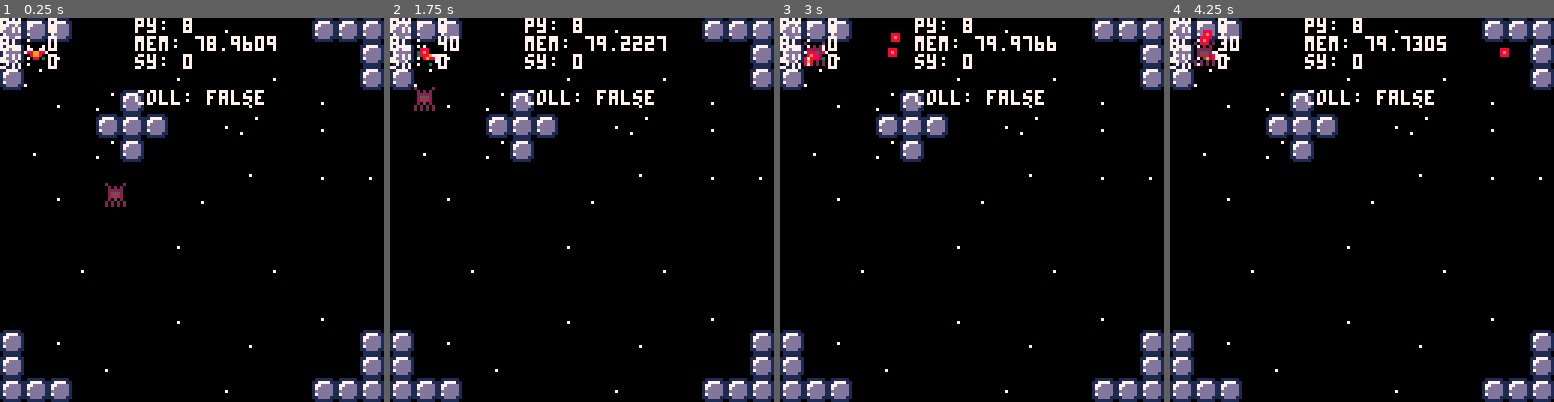
Above: before the commit, frames 1-4 (left to right).
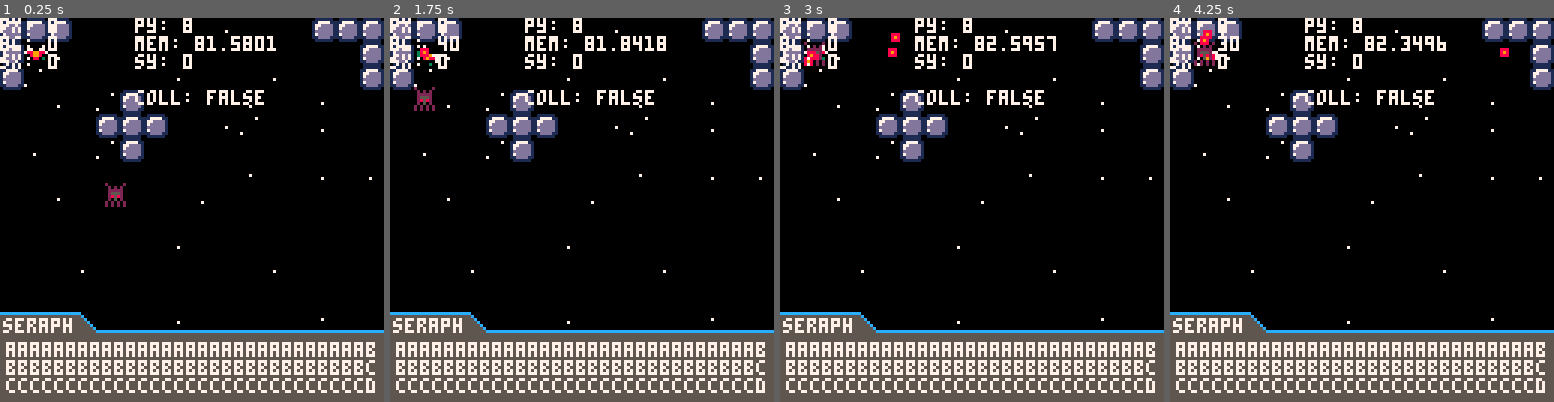
Above: after the commit, the same moments.

Repository: kbrewington/Negation
Game: PICO-8 cartridge negation.p8
Two runs of this game, one before a commit and one after it. Both use one fixed random seed, a clock stepped at 60 frames per second and the inputs below.
Inputs:
- Up to frame 1 (0.25 s): no input
- Up to frame 2 (1.75 s): tap X (X key) at 0.33, 1.07 s; tap O (Z key) at 0.7, 1.7 s; hold Right from 1.6 s (still down)
- Up to frame 3 (3 s): tap X (X key) at 1.85, 2.97 s; release Right at 2.1 s; tap O (Z key) at 2.1, 2.5, 2.9 s; hold Up 2.15-2.42 s; hold Right from 2.47 s (still down)
- Up to frame 4 (4.25 s): release Right at 3.03 s; hold Left 3.08-3.58 s; tap O (Z key) at 3.3, 3.7, 4.1 s; hold Down 3.63-3.97 s; hold Right from 4.02 s (still down); tap X (X key) at 4.08 s

The runs differ from the first frame. In frame 1, 20% of the frame differs, in the area x 0-100%, y 4-100%; in frame 2, 20%; in frame 3, 20%; in frame 4, 20%.

Commit message:
Adding Seraph Dialog

Diff:
--- a/negation.p8
+++ b/negation.p8
@@ -641,6 +641,42 @@
   end
 end
 
+--[[
+  print seraph dialog
+]]
+function dialog_seraph()
+  bck_color = 5--rnd(16)--0
+  brd_color = 12
+  fnt_color = 7
+
+  rectfill(0, 99, 25, 105, bck_color) -- name rect
+
+  rectfill(26, 99, 26, 126, bck_color) -- angle
+  rectfill(27, 100, 27, 126, bck_color)
+  rectfill(28, 101, 28, 126, bck_color)
+  rectfill(29, 102, 29, 126, bck_color)
+  rectfill(30, 103, 30, 126, bck_color)
+  pset(31, 104, bck_color)
+
+  -- big rect
+  rectfill(0, 105, 127, 127, bck_color)
+
+  -- border
+  rectfill(0, 98, 26, 98, brd_color)
+  pset(27, 99, brd_color)
+  pset(28, 100, brd_color)
+  pset(29, 101, brd_color)
+  pset(30, 102, brd_color)
+  pset(31, 103, brd_color)
+  rectfill(32, 104, 127, 104, brd_color)
+
+  print("seraph", 1, 100, fnt_color)
+  print("aaaaaaaaaaaaaaaaaaaaaaaaaaaaaab", 2, 108, fnt_color) --31 character limit
+  print("bbbbbbbbbbbbbbbbbbbbbbbbbbbbbbc", 2, 114, fnt_color)
+  print("ccccccccccccccccccccccccccccccd", 2, 120, fnt_color)
+end
+
+
 --------------------------------------------------------------------------------
 ---------------------------------- constructor ---------------------------------
 --------------------------------------------------------------------------------
@@ -731,10 +767,6 @@
     player.y = 64
   end
 
-  for b in all(bullets) do
-
-  end
-
   player.current_speed = 0
   player.angle = player.angle % 360
 end --end _update()
@@ -768,6 +800,8 @@
 
   --spr(boss1.sprite, boss1.x, boss1.y, 2, 2)
   --boss1.update()
+
+  dialog_seraph()
 
   debug()
 end --end _draw()
